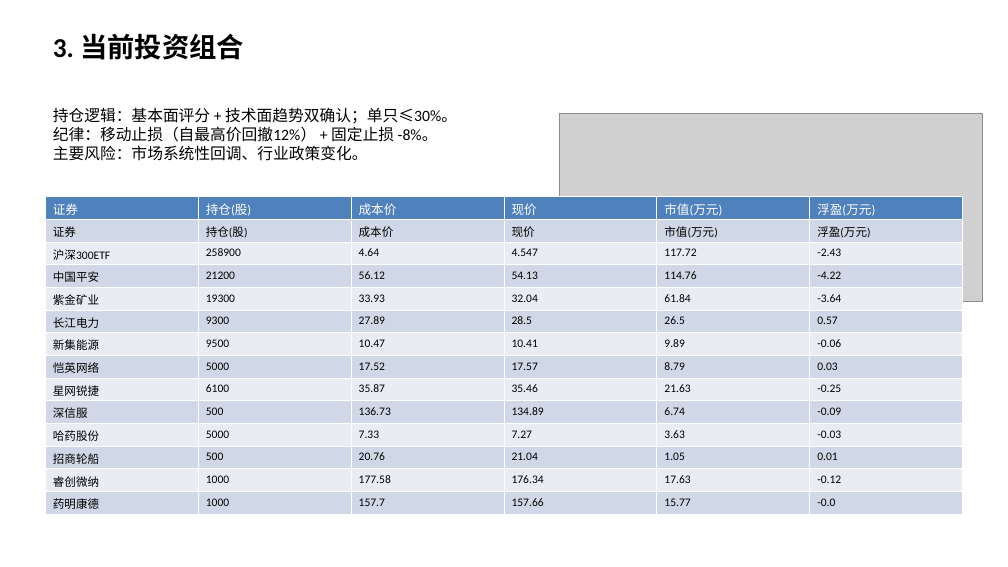
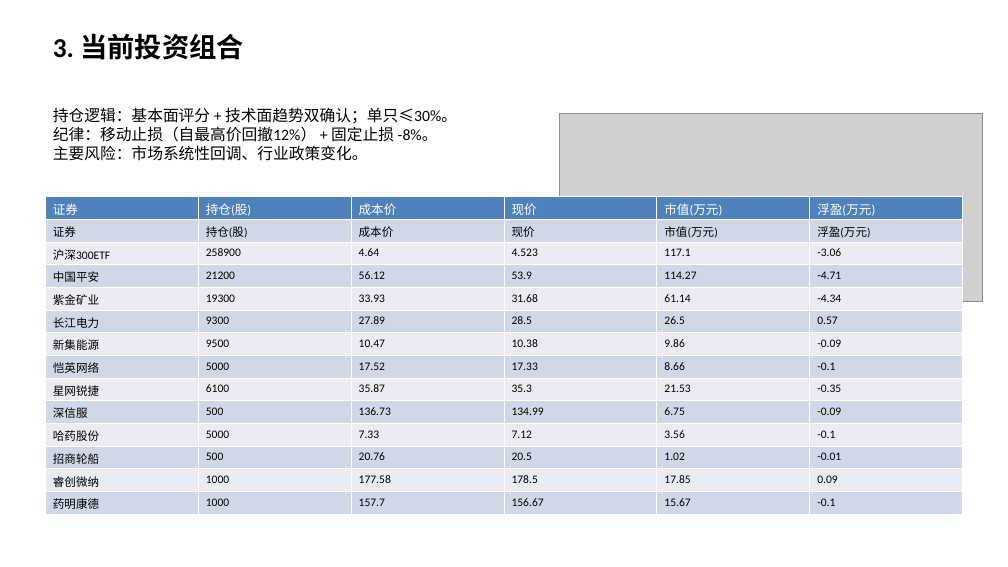
Before and after one commit to Albertdev12/pbl-workflow, a slide deck: slide 4 of outputs/12_中期路演.pptx. Drawn at 1008x567 pixels with LibreOffice and Linux fonts; fonts in the diff are those of the drawing; grey boxes stand for pictures. Boxes give left, top, right and bottom in pixels: in the first picture for what was removed or moved away, otherwise in the second. Text is boxed around its words. In the diff, an @@ line names an element or a change of style, - is before the commit and + after.

```diff
--- a/outputs/12_中期路演.pptx
+++ b/outputs/12_中期路演.pptx
@@ table at (x1=45, y1=197, x2=962, y2=514) @@
-row 3: 沪深300ETF | 258900 | 4.64 | 4.547 | 117.72 | -2.43
+row 3: 沪深300ETF | 258900 | 4.64 | 4.523 | 117.1 | -3.06
-row 4: 中国平安 | 21200 | 56.12 | 54.13 | 114.76 | -4.22
+row 4: 中国平安 | 21200 | 56.12 | 53.9 | 114.27 | -4.71
-row 5: 紫金矿业 | 19300 | 33.93 | 32.04 | 61.84 | -3.64
+row 5: 紫金矿业 | 19300 | 33.93 | 31.68 | 61.14 | -4.34
-row 7: 新集能源 | 9500 | 10.47 | 10.41 | 9.89 | -0.06
+row 7: 新集能源 | 9500 | 10.47 | 10.38 | 9.86 | -0.09
-row 8: 恺英网络 | 5000 | 17.52 | 17.57 | 8.79 | 0.03
+row 8: 恺英网络 | 5000 | 17.52 | 17.33 | 8.66 | -0.1
-row 9: 星网锐捷 | 6100 | 35.87 | 35.46 | 21.63 | -0.25
+row 9: 星网锐捷 | 6100 | 35.87 | 35.3 | 21.53 | -0.35
-row 10, column 4: 134.89
+row 10, column 4: 134.99
-row 10, column 5: 6.74
+row 10, column 5: 6.75
-row 11: 哈药股份 | 5000 | 7.33 | 7.27 | 3.63 | -0.03
+row 11: 哈药股份 | 5000 | 7.33 | 7.12 | 3.56 | -0.1
-row 12: 招商轮船 | 500 | 20.76 | 21.04 | 1.05 | 0.01
+row 12: 招商轮船 | 500 | 20.76 | 20.5 | 1.02 | -0.01
-row 13: 睿创微纳 | 1000 | 177.58 | 176.34 | 17.63 | -0.12
+row 13: 睿创微纳 | 1000 | 177.58 | 178.5 | 17.85 | 0.09
-row 14: 药明康德 | 1000 | 157.7 | 157.66 | 15.77 | -0.0
+row 14: 药明康德 | 1000 | 157.7 | 156.67 | 15.67 | -0.1
```
Also in this commit, not shown: 2 other slides changed, 53 other files.
